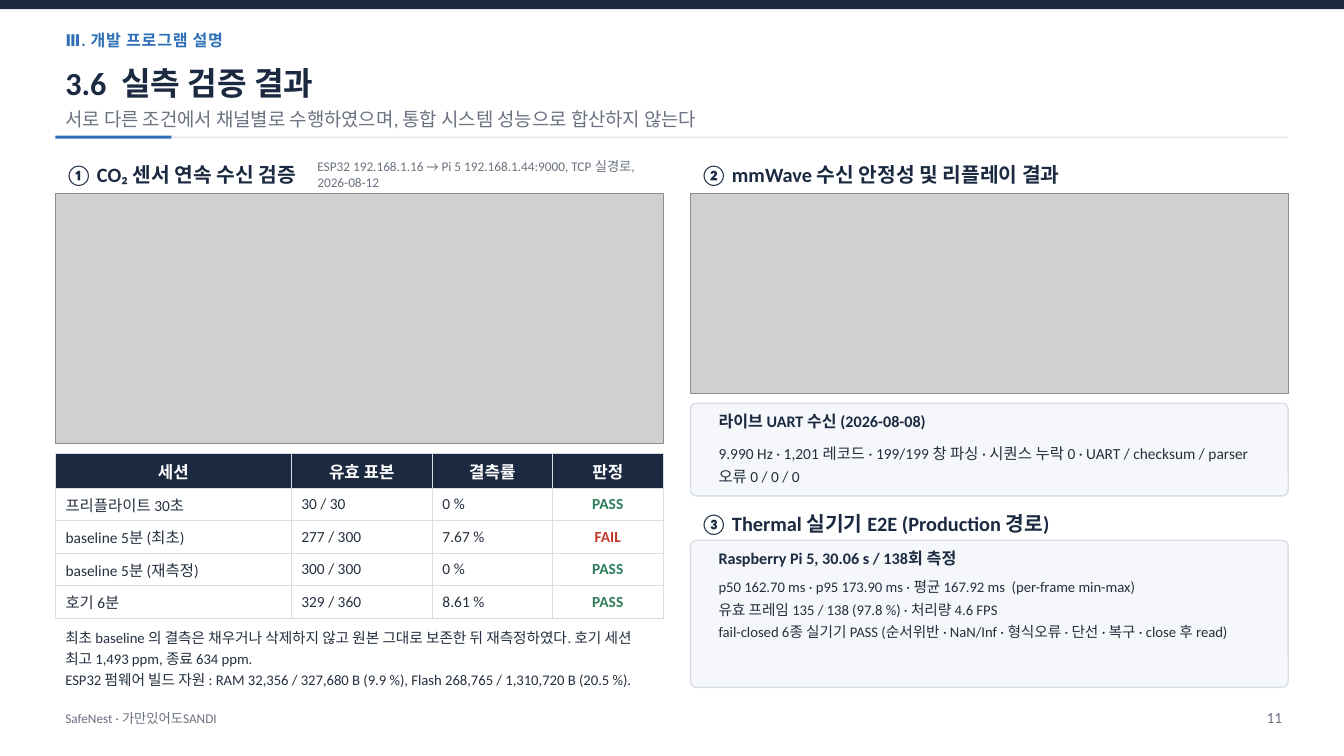
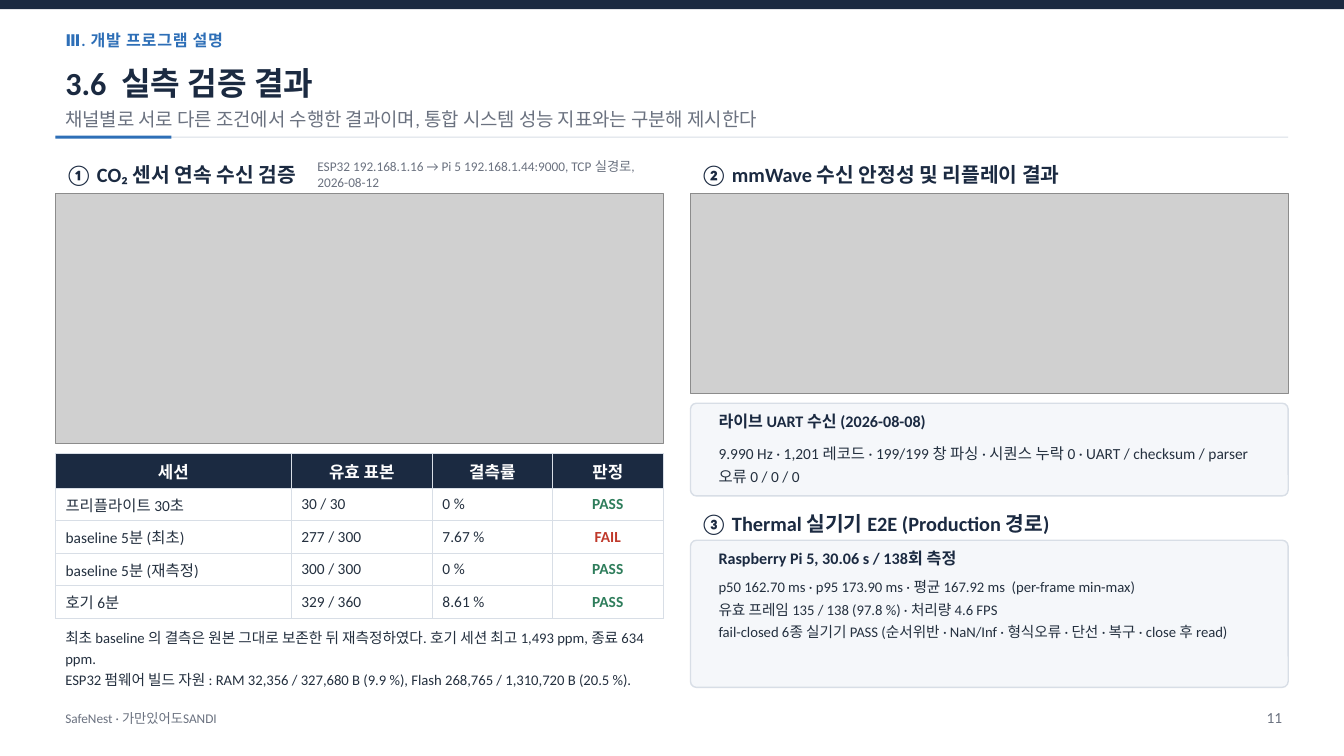
Before and after one commit to jinsu1011/safenest-embedded-competition, a slide deck: slide 12 of final-report/2026ESWContest_자유공모_가만있어도SANDI_개발완료보고서.pptx. Drawn at 1344x756 pixels with LibreOffice and Linux fonts; fonts in the diff are those of the drawing; grey boxes stand for pictures. Boxes give left, top, right and bottom in pixels: in the first picture for what was removed or moved away, otherwise in the second. Text is boxed around its words. In the diff, an @@ line names an element or a change of style, - is before the commit and + after.

```diff
--- a/final-report/2026ESWContest_자유공모_가만있어도SANDI_개발완료보고서.pptx
+++ b/final-report/2026ESWContest_자유공모_가만있어도SANDI_개발완료보고서.pptx
@@ text at [65, 110, 756, 128]: text changed @@
-서로 다른 조건에서 채널별로 수행하였으며, 통합 시스템 성능으로 합산하지 않는다
+채널별로 서로 다른 조건에서 수행한 결과이며, 통합 시스템 성능 지표와는 구분해 제시한다
@@ text at [65, 631, 643, 667]: text changed @@
-최초 baseline 의 결측은 채우거나 삭제하지 않고 원본 그대로 보존한 뒤 재측정하였다. 호기 세션 최고 1,493 ppm, 종료 634 ppm.
+최초 baseline 의 결측은 원본 그대로 보존한 뒤 재측정하였다. 호기 세션 최고 1,493 ppm, 종료 634 ppm.
```
Also in this commit, not shown: 11 other slides changed, 15 other files.
